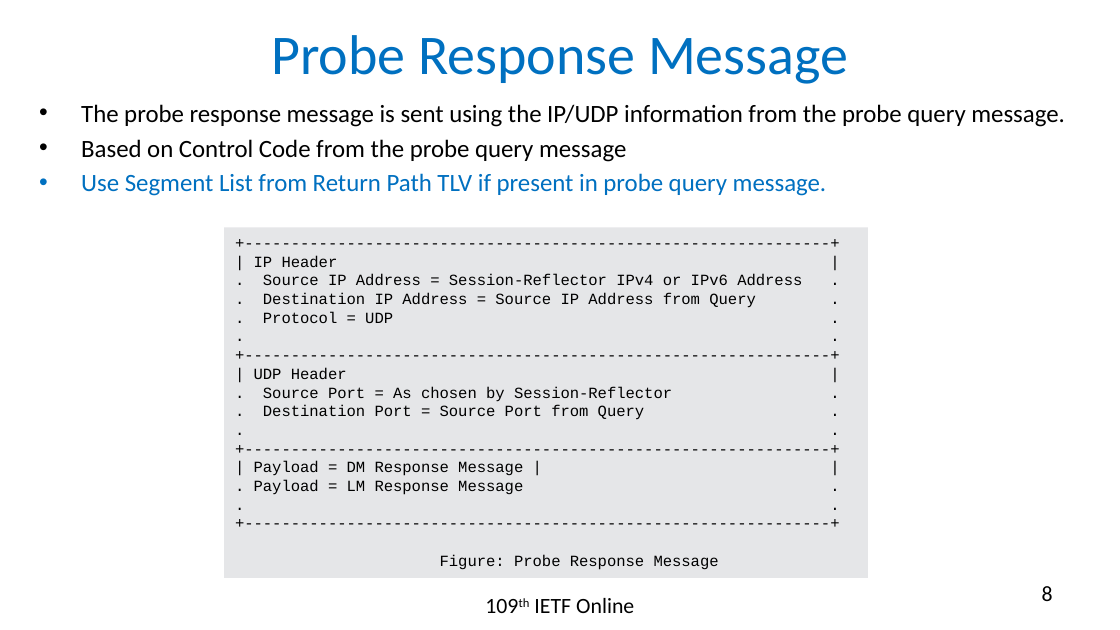
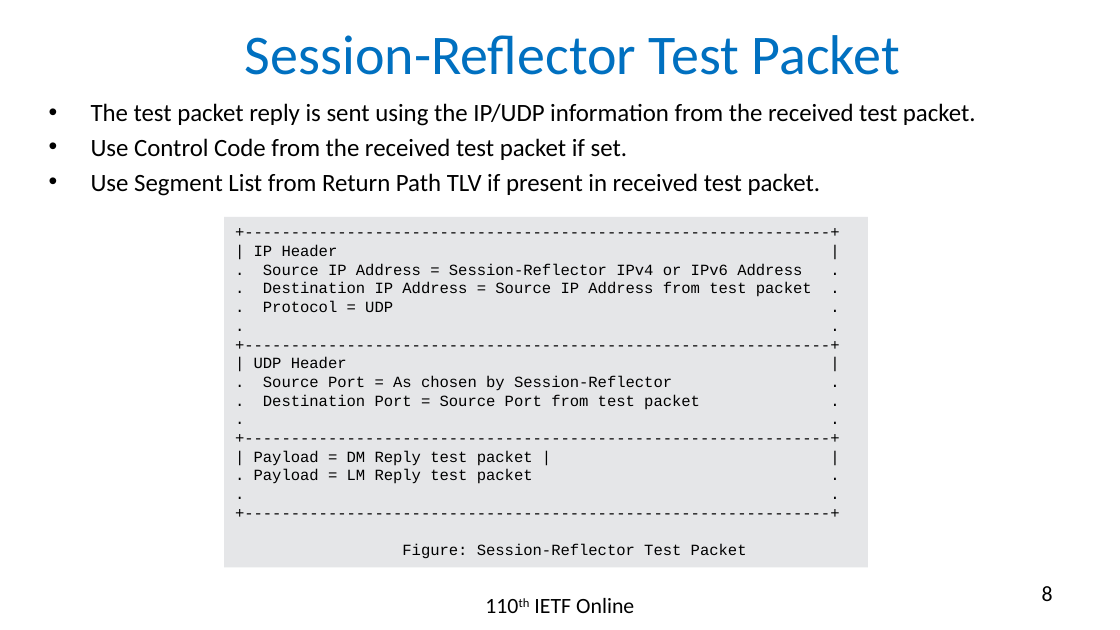
Before and after one commit to rakgandhi/ietf-slides, a slide deck: slide 8 of draft-gandhi-spring-stamp-srpm-04.pptx. Drawn at 1120x630 pixels with LibreOffice and Linux fonts; fonts in the diff are those of the drawing. Boxes give left, top, right and bottom in pixels: in the first picture for what was removed or moved away, otherwise in the second. Text is boxed around its words. In the diff, an @@ line names an element or a change of style, - is before the commit and + after.

```diff
--- a/draft-gandhi-spring-stamp-srpm-04.pptx
+++ b/draft-gandhi-spring-stamp-srpm-04.pptx
@@ title at (245, 35, 900, 75): text changed @@
-Probe Response Message
+Session-Reflector Test Packet
@@ text at (91, 103, 976, 196): text changed @@
-• The probe response message is sent using the IP/UDP information from the probe query message.
-• Based on Control Code from the probe query message
-• Use Segment List from Return Path TLV if present in probe query message.
+• The test packet reply is sent using the IP/UDP information from the received test packet.
+• Use Control Code from the received test packet if set.
+• Use Segment List from Return Path TLV if present in received test packet.
@@ rectangle "+----------------------------------------------------------- ...": place and size @@
-rectangle "+----------------------------------------------------------- ..." at (224, 227, 868, 578)
+rectangle "+----------------------------------------------------------- ..." at (224, 217, 868, 568)
@@ text in rectangle at (263, 282, 812, 297): text changed @@
-. Destination IP Address = Source IP Address from Query .
+. Destination IP Address = Source IP Address from test packet .
@@ text in rectangle at (263, 394, 700, 410): text changed @@
-. Destination Port = Source Port from Query .
+. Destination Port = Source Port from test packet .
@@ text in rectangle at (254, 450, 533, 484): text changed @@
-| Payload = DM Response Message | |
-. Payload = LM Response Message .
+| Payload = DM Reply test packet | |
+. Payload = LM Reply test packet .
@@ text in rectangle at (402, 544, 747, 559): text changed @@
-Figure: Probe Response Message
+Figure: Session-Reflector Test Packet
```
Also in this commit, not shown: 12 other slides changed, 3 other files.
